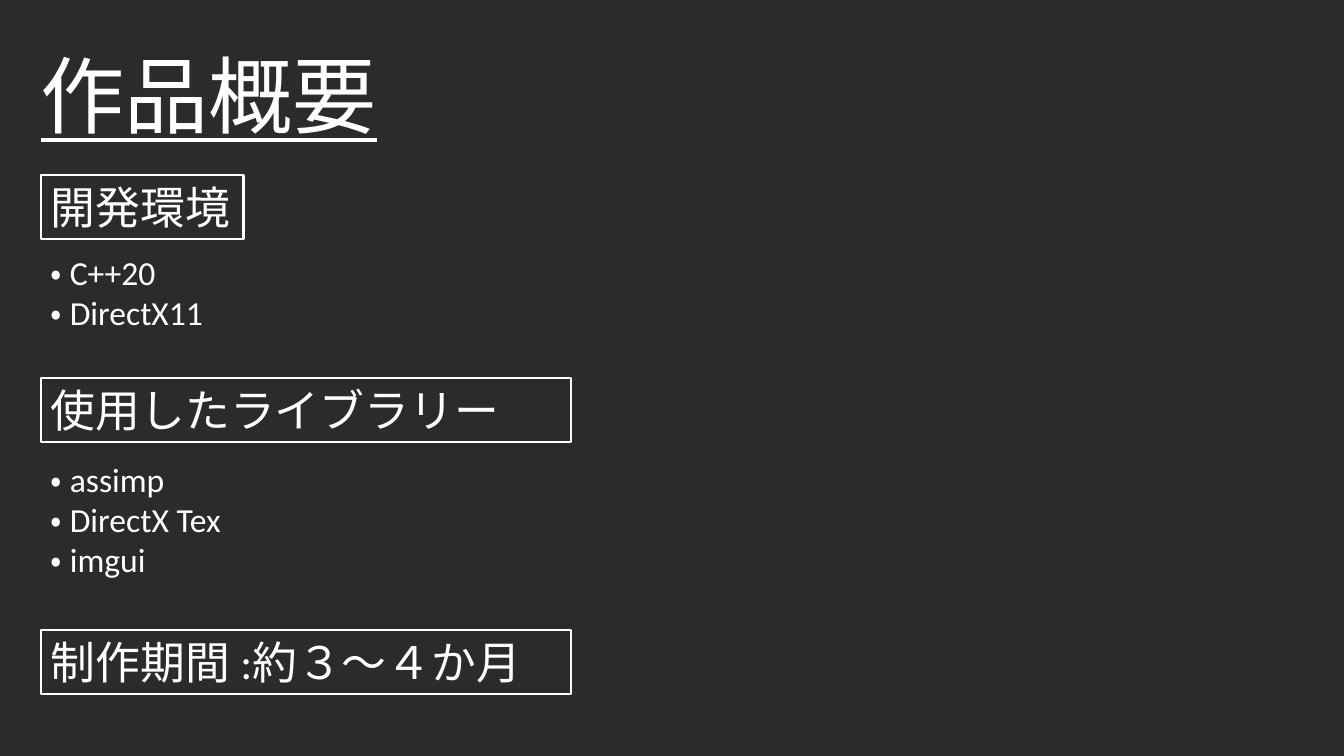
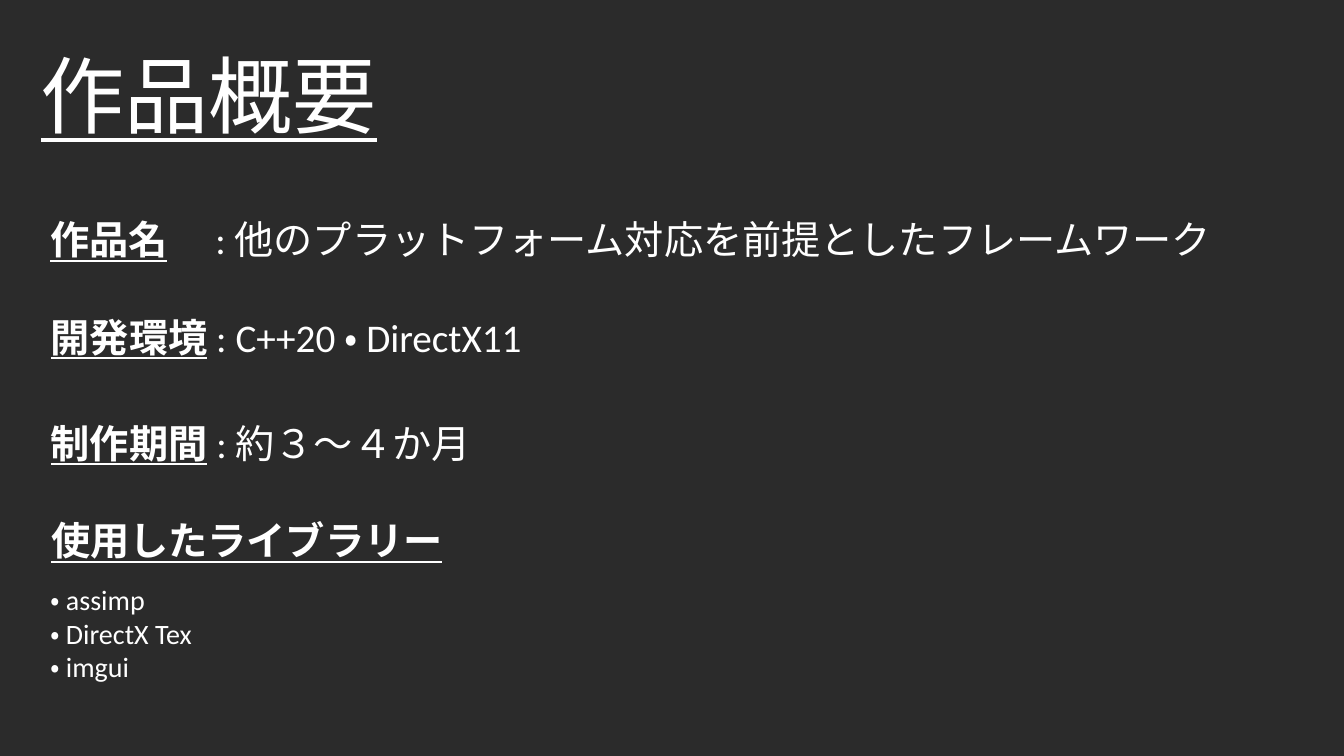
Before and after one commit to Takeshi0106/Action_Game, a slide deck: slide 3 of 就職作品概要資料.pptx (slide 4 before the commit). Drawn at 1344x756 pixels with LibreOffice and Linux fonts; fonts in the diff are those of the drawing; background and template pictures are left out; a plain dark background stands for a picture behind light text. Boxes give left, top, right and bottom in pixels: in the first picture for what was removed or moved away, otherwise in the second. Text is boxed around its words. In the diff, an @@ line names an element or a change of style, - is before the commit and + after.

Commit message:
パワポを修正しました。

```diff
--- a/就職作品概要資料.pptx
+++ b/就職作品概要資料.pptx
@@ rectangle removed at (41, 175, 244, 240) @@
-開発環境
@@ text added at (50, 220, 1211, 262), 28 pt, text #FFFFFF @@
+作品名 : 他のプラットフォーム対応を前提としたフレームワーク
@@ text at (51, 319, 521, 359): text changed; size 24 to 28 pt @@
-・ C++20
-・ DirectX11
+開発環境 : C++20 ・ DirectX11
@@ text "制作期間 : 約３～４か月": place and size @@
-text "制作期間 : 約３～４か月" at (41, 630, 572, 695)
+text "制作期間 : 約３～４か月" at (51, 425, 471, 465)
@@ text "制作期間 : 約３～４か月" at (51, 425, 471, 465): outline #FFFFFF 1.5 pt to none @@
@@ text at (51, 425, 471, 465): text changed; size 32 to 28 pt @@
-制作期間 :約３～４か月
+制作期間 : 約３～４か月
@@ text "使用したライブラリー": place and size @@
-text "使用したライブラリー" at (41, 378, 572, 443)
+text "使用したライブラリー" at (51, 521, 442, 563)
@@ text "使用したライブラリー" at (51, 521, 442, 563): size 32 to 28 pt, bold on, underline on; outline #FFFFFF 1.5 pt to none @@
@@ text "・ assimp ・ DirectX Tex": place and size @@
-text "・ assimp ・ DirectX Tex" at (51, 469, 221, 578)
+text "・ assimp ・ DirectX Tex" at (50, 590, 192, 682)
@@ text "・ assimp ・ DirectX Tex" at (50, 590, 192, 682): size 24 to 20 pt @@
```
Also in this commit, not shown: 6 other slides changed, 2 slides added, 3 slides removed, 1 other file.
